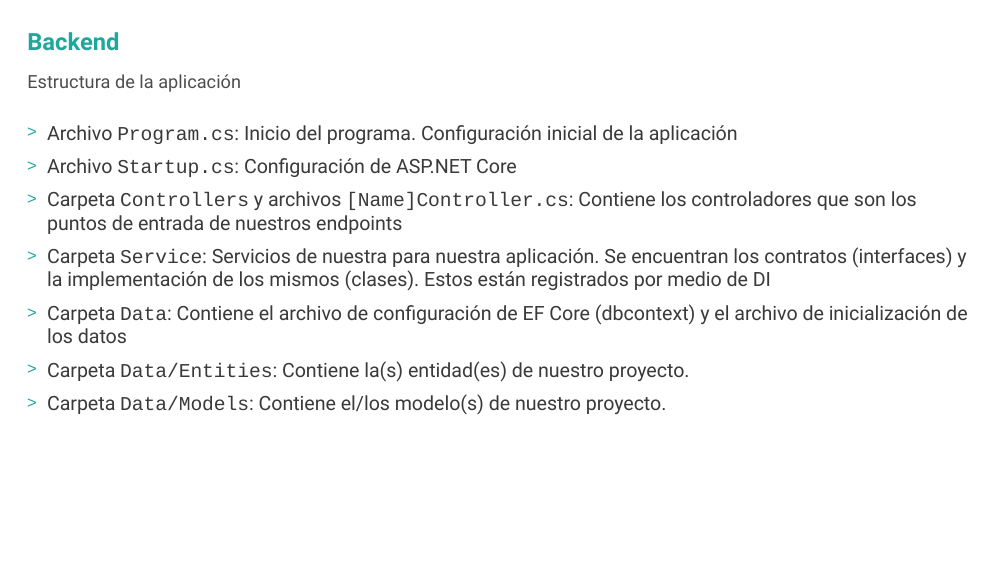
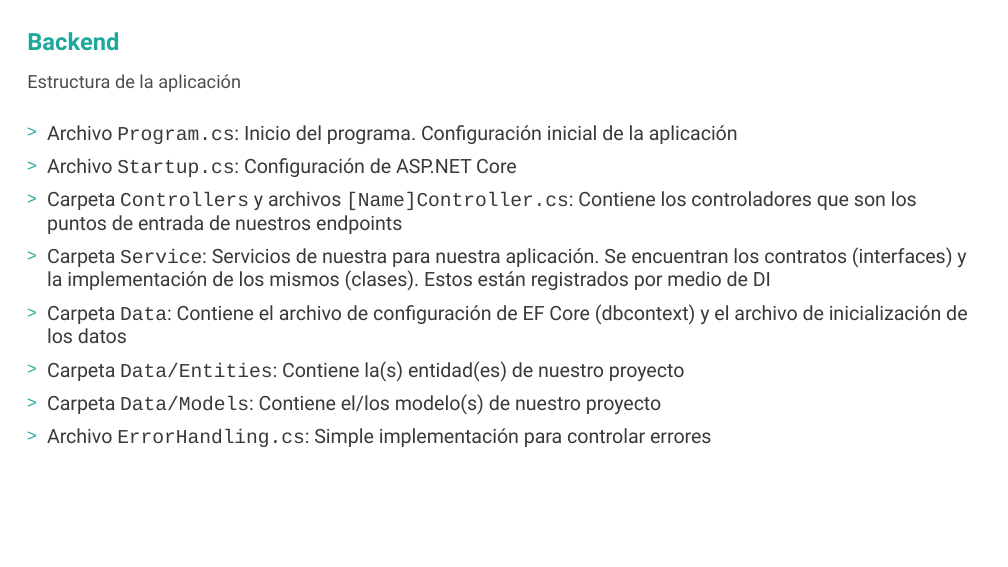
Before and after one commit to hexacta/ort-workshop-2017, a slide deck: slide 9 of Presentacion.pptx. Drawn at 1008x567 pixels with LibreOffice and Linux fonts; fonts in the diff are those of the drawing; background and template pictures are left out. Boxes give left, top, right and bottom in pixels: in the first picture for what was removed or moved away, otherwise in the second. Text is boxed around its words. In the diff, an @@ line names an element or a change of style, - is before the commit and + after.

Commit message:
ppt and code

```diff
--- a/Presentacion.pptx
+++ b/Presentacion.pptx
@@ text at box(47, 361, 712, 447): text changed @@
-> Carpeta Data/Entities: Contiene la(s) entidad(es) de nuestro proyecto.
-> Carpeta Data/Models: Contiene el/los modelo(s) de nuestro proyecto.
+> Carpeta Data/Entities: Contiene la(s) entidad(es) de nuestro proyecto
+> Carpeta Data/Models: Contiene el/los modelo(s) de nuestro proyecto
+> Archivo ErrorHandling.cs: Simple implementación para controlar errores
```
Also in this commit, not shown: 4 other slides changed, 4 other files.
